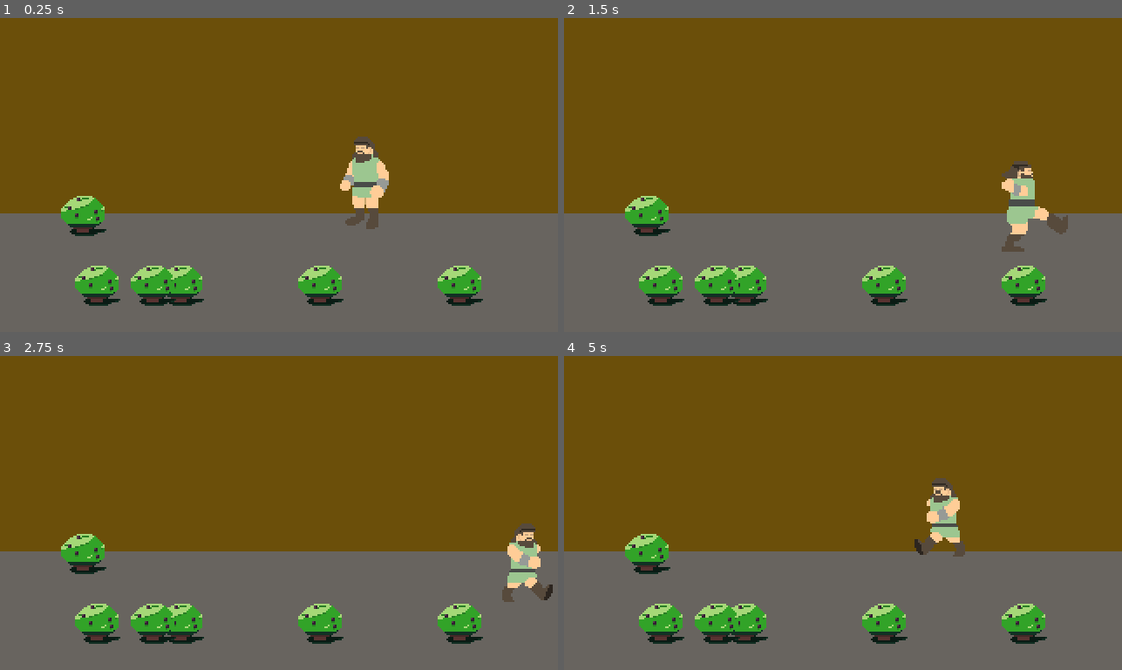
Above: before the commit, frames 1-4 (two rows, left to right).
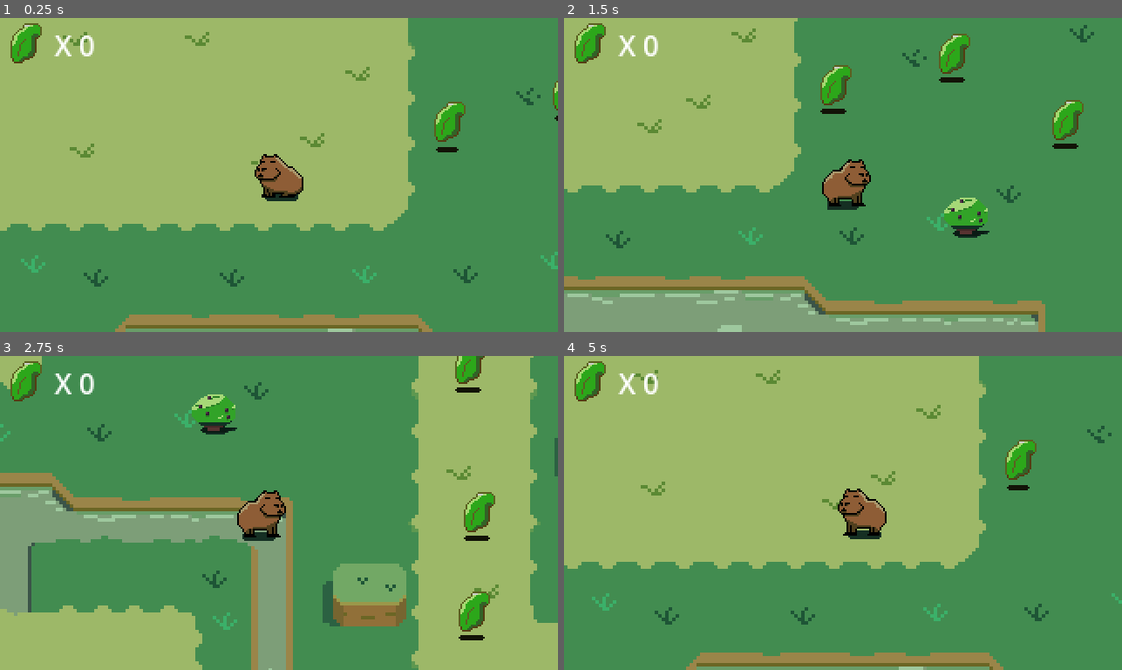
Above: after the commit, the same moments.

Repository: JesusRoberto64/Taller-de-videojuegos
Game: Godot game, scene res://Escenas/Movimiento/Simple/main.tscn
The game is run twice, just before and just after one commit, with the same random seed, the same clock (stepped at 60 frames per second) and the same inputs. Before the commit the project starts from res://Escenas/Peleas/arena.tscn.
Inputs:
- Up to frame 1 (0.25 s): no input
- Up to frame 2 (1.5 s): hold Right (Derecha) 0.53-1.28 s; tap Z (punch) at 0.6, 1.35 s; hold Down (Abajo) from 1.28 s (still down)
- Up to frame 3 (2.75 s): release Down (Abajo) at 2.03 s; hold Right (Derecha) from 2.03 s (still down); tap Z (punch) at 2.1 s
- Up to frame 4 (5 s): release Right (Derecha) at 2.78 s; hold Up (Arriba) 2.78-3.53 s; tap Z (punch) at 2.85, 3.6, 4.35 s; hold Left (Izquierda) from 3.53 s (still down)

The runs differ from the first frame. In frame 1, 100% of the frame differs, in the area x 0-100%, y 0-100%; in frame 2, 100%; in frame 3, 99%; in frame 4, 100%.

Commit message:
capibara come hojas basico

Diff:
--- a/Escenas/Basico/player.tscn
+++ b/Escenas/Basico/player.tscn
@@ -98,5 +98,4 @@
 [node name="Camera2D" type="Camera2D" parent="."]
 position = Vector2(0, -1)
 process_callback = 0
-position_smoothing_enabled = true
 position_smoothing_speed = 2.0
--- /dev/null
+++ b/Escenas/Movimiento/Simple/hoja.gd
@@ -0,0 +1,7 @@
+extends Area2D
+
+@onready var col_shape = $CollisionShape2D
+
+func taked() -> void:
+	hide()
+	col_shape.call_deferred('set_disabled', true)
--- /dev/null
+++ b/Escenas/Movimiento/Simple/hoja.tscn
@@ -0,0 +1,41 @@
+[gd_scene load_steps=7 format=3 uid="uid://dbep4jhqn1efh"]
+
+[ext_resource type="Texture2D" uid="uid://b4pfnbrc5vr8c" path="res://Recursos/hoja.png" id="1_5illb"]
+[ext_resource type="Script" uid="uid://bx3gsy6f5j0dr" path="res://Escenas/Movimiento/Simple/hoja.gd" id="1_e6jq0"]
+
+[sub_resource type="AtlasTexture" id="AtlasTexture_e6jq0"]
+atlas = ExtResource("1_5illb")
+region = Rect2(0, 0, 32, 32)
+
+[sub_resource type="AtlasTexture" id="AtlasTexture_yg5qe"]
+atlas = ExtResource("1_5illb")
+region = Rect2(32, 0, 32, 32)
+
+[sub_resource type="SpriteFrames" id="SpriteFrames_tdk0b"]
+animations = [{
+"frames": [{
+"duration": 1.0,
+"texture": SubResource("AtlasTexture_e6jq0")
+}, {
+"duration": 1.0,
+"texture": SubResource("AtlasTexture_yg5qe")
+}],
+"loop": true,
+"name": &"default",
+"speed": 2.0
+}]
+
+[sub_resource type="RectangleShape2D" id="RectangleShape2D_pphjk"]
+size = Vector2(14, 20)
+
+[node name="hoja" type="Area2D"]
+script = ExtResource("1_e6jq0")
+
+[node name="AnimatedSprite2D" type="AnimatedSprite2D" parent="."]
+sprite_frames = SubResource("SpriteFrames_tdk0b")
+autoplay = "default"
+frame_progress = 0.316944
+
+[node name="CollisionShape2D" type="CollisionShape2D" parent="."]
+position = Vector2(-1, -2)
+shape = SubResource("RectangleShape2D_pphjk")
--- a/Escenas/Movimiento/Simple/main.tscn
+++ b/Escenas/Movimiento/Simple/main.tscn
@@ -1,99 +1,13 @@
-[gd_scene load_steps=29 format=4 uid="uid://dtki6ywokbp6j"]
+[gd_scene load_steps=17 format=4 uid="uid://dtki6ywokbp6j"]
 
-[ext_resource type="Texture2D" uid="uid://b2f6knsflsabs" path="res://Recursos/capibara Idle.png" id="1_b3bwd"]
-[ext_resource type="Texture2D" uid="uid://di6q1gtsyuwye" path="res://Recursos/capibara.png" id="1_ft35e"]
-[ext_resource type="Script" uid="uid://bv6eqf7v2q87y" path="res://Escenas/Movimiento/Simple/player_characterbody.gd" id="1_jcit5"]
-[ext_resource type="Texture2D" uid="uid://xum2uxnhgtse" path="res://Recursos/shadow.png" id="4_frres"]
+[ext_resource type="Script" uid="uid://bxkc7q037mak0" path="res://Escenas/Movimiento/Simple/overlord.gd" id="1_bfygd"]
+[ext_resource type="PackedScene" uid="uid://bbhfmhp6wwp0g" path="res://Escenas/Movimiento/Simple/player.tscn" id="4_jcit5"]
 [ext_resource type="Texture2D" uid="uid://6sppvdg6lg0e" path="res://Recursos/fondo_02.png" id="5_7reau"]
 [ext_resource type="Texture2D" uid="uid://ca3w7sc8qkqe1" path="res://Recursos/tiles_00.png" id="6_7reau"]
-[ext_resource type="Script" uid="uid://o6ikiuiej25c" path="res://Escenas/Movimiento/Simple/camera_offset.gd" id="6_f1j50"]
 [ext_resource type="Texture2D" uid="uid://bmqya8hv8wcg2" path="res://Recursos/tiles_shadow_00.png" id="7_jcit5"]
 [ext_resource type="PackedScene" uid="uid://penn6c6lob82" path="res://Escenas/Basico/arbusto.tscn" id="8_5wqdi"]
-
-[sub_resource type="AtlasTexture" id="AtlasTexture_frres"]
-atlas = ExtResource("1_b3bwd")
-region = Rect2(32, 0, 32, 32)
-
-[sub_resource type="AtlasTexture" id="AtlasTexture_7reau"]
-atlas = ExtResource("1_b3bwd")
-region = Rect2(0, 32, 32, 32)
-
-[sub_resource type="AtlasTexture" id="AtlasTexture_bfygd"]
-atlas = ExtResource("1_b3bwd")
-region = Rect2(32, 32, 32, 32)
-
-[sub_resource type="AtlasTexture" id="AtlasTexture_d3k73"]
-atlas = ExtResource("1_b3bwd")
-region = Rect2(0, 64, 32, 32)
-
-[sub_resource type="AtlasTexture" id="AtlasTexture_e1set"]
-atlas = ExtResource("1_b3bwd")
-region = Rect2(32, 64, 32, 32)
-
-[sub_resource type="AtlasTexture" id="AtlasTexture_jcit5"]
-atlas = ExtResource("1_ft35e")
-region = Rect2(0, 0, 32, 32)
-
-[sub_resource type="AtlasTexture" id="AtlasTexture_5wqdi"]
-atlas = ExtResource("1_ft35e")
-region = Rect2(32, 0, 32, 32)
-
-[sub_resource type="AtlasTexture" id="AtlasTexture_f1j50"]
-atlas = ExtResource("1_ft35e")
-region = Rect2(0, 32, 32, 32)
-
-[sub_resource type="AtlasTexture" id="AtlasTexture_mbytq"]
-atlas = ExtResource("1_ft35e")
-region = Rect2(32, 32, 32, 32)
-
-[sub_resource type="SpriteFrames" id="SpriteFrames_ft35e"]
-animations = [{
-"frames": [{
-"duration": 1.0,
-"texture": SubResource("AtlasTexture_frres")
-}, {
-"duration": 1.0,
-"texture": SubResource("AtlasTexture_frres")
-}, {
-"duration": 1.0,
-"texture": SubResource("AtlasTexture_7reau")
-}, {
-"duration": 1.0,
-"texture": SubResource("AtlasTexture_bfygd")
-}, {
-"duration": 1.0,
-"texture": SubResource("AtlasTexture_d3k73")
-}, {
-"duration": 1.0,
-"texture": SubResource("AtlasTexture_e1set")
-}, {
-"duration": 1.0,
-"texture": SubResource("AtlasTexture_frres")
-}],
-"loop": true,
-"name": &"idle",
-"speed": 2.0
-}, {
-"frames": [{
-"duration": 1.0,
-"texture": SubResource("AtlasTexture_jcit5")
-}, {
-"duration": 1.0,
-"texture": SubResource("AtlasTexture_5wqdi")
-}, {
-"duration": 1.0,
-"texture": SubResource("AtlasTexture_f1j50")
-}, {
-"duration": 1.0,
-"texture": SubResource("AtlasTexture_mbytq")
-}],
-"loop": true,
-"name": &"walk",
-"speed": 5.0
-}]
-
-[sub_resource type="RectangleShape2D" id="RectangleShape2D_5wqdi"]
-size = Vector2(28, 25)
+[ext_resource type="Texture2D" uid="uid://b4pfnbrc5vr8c" path="res://Recursos/hoja.png" id="8_f1j50"]
+[ext_resource type="PackedScene" uid="uid://dbep4jhqn1efh" path="res://Escenas/Movimiento/Simple/hoja.tscn" id="10_mbytq"]
 
 [sub_resource type="TileSetAtlasSource" id="TileSetAtlasSource_jcit5"]
 texture = ExtResource("6_7reau")
@@ -150,6 +64,7 @@
 sources/5 = SubResource("TileSetAtlasSource_bfygd")
 
 [node name="main" type="Node2D"]
+script = ExtResource("1_bfygd")
 
 [node name="ParallaxBackground" type="ParallaxBackground" parent="."]
 
@@ -162,57 +77,58 @@
 centered = false
 metadata/_edit_lock_ = true
 
-[node name="Y-sort" type="Node2D" parent="."]
+[node name="Hojas" type="Node2D" parent="."]
+
+[node name="hoja" parent="Hojas" instance=ExtResource("10_mbytq")]
+position = Vector2(98, -28)
+
+[node name="hoja2" parent="Hojas" instance=ExtResource("10_mbytq")]
+position = Vector2(166, -46)
+
+[node name="hoja3" parent="Hojas" instance=ExtResource("10_mbytq")]
+position = Vector2(231, -8)
+
+[node name="hoja4" parent="Hojas" instance=ExtResource("10_mbytq")]
+position = Vector2(320, 19)
+
+[node name="hoja5" parent="Hojas" instance=ExtResource("10_mbytq")]
+position = Vector2(325, 104)
+
+[node name="hoja6" parent="Hojas" instance=ExtResource("10_mbytq")]
+position = Vector2(322, 161)
+
+[node name="Ysort" type="Node2D" parent="."]
 y_sort_enabled = true
 
-[node name="Player" type="CharacterBody2D" parent="Y-sort"]
-script = ExtResource("1_jcit5")
-speed = 138.17
+[node name="Player" parent="Ysort" instance=ExtResource("4_jcit5")]
 
-[node name="player" type="AnimatedSprite2D" parent="Y-sort/Player"]
-y_sort_enabled = true
-sprite_frames = SubResource("SpriteFrames_ft35e")
-animation = &"idle"
-autoplay = "idle"
-frame_progress = 0.447003
-flip_h = true
-
-[node name="Shadow" type="Sprite2D" parent="Y-sort/Player/player"]
-z_index = -1
-position = Vector2(5, 1)
-scale = Vector2(0.84375, 1)
-texture = ExtResource("4_frres")
-offset = Vector2(-4, 0)
-
-[node name="Camera2D" type="Camera2D" parent="Y-sort/Player"]
-process_callback = 0
-position_smoothing_enabled = true
-position_smoothing_speed = 3.5
-drag_horizontal_enabled = true
-drag_vertical_enabled = true
-drag_left_margin = 0.3
-drag_top_margin = 0.3
-drag_right_margin = 0.3
-drag_bottom_margin = 0.3
-editor_draw_drag_margin = true
-script = ExtResource("6_f1j50")
-
-[node name="CollisionShape2D" type="CollisionShape2D" parent="Y-sort/Player"]
-position = Vector2(0, 0.5)
-shape = SubResource("RectangleShape2D_5wqdi")
-
-[node name="Platforms" type="TileMapLayer" parent="Y-sort"]
+[node name="Platforms" type="TileMapLayer" parent="Ysort"]
 y_sort_enabled = true
 scale = Vector2(2, 2)
 tile_map_data = PackedByteArray("AAAFAAMAAwAAAAAAAAACAAcAAwAAAAAAAAAGAAUAAwAAAAAAAAAFAAgAAwAAAAAAAAAGAAoABAABAAAAAAADAAMABAABAAAAAAADAAsABAABAAAAAAAKAAcABQABAAAAAAAFAAEABQABAAAAAAABAAkABQABAAAAAAA=")
 tile_set = SubResource("TileSet_5wqdi")
 
-[node name="shadows" type="TileMapLayer" parent="Y-sort"]
+[node name="shadows" type="TileMapLayer" parent="Ysort"]
 z_index = -1
 y_sort_enabled = true
 scale = Vector2(2, 2)
 tile_map_data = PackedByteArray("AAAFAAMAAwAAAAAAAAACAAcAAwAAAAAAAAAGAAUAAwAAAAAAAAAFAAgAAwAAAAAAAAAGAAoABAABAAAAAAADAAMABAABAAAAAAADAAsABAABAAAAAAAKAAcABQABAAAAAAAFAAEABQABAAAAAAABAAkABQABAAAAAAA=")
 tile_set = SubResource("TileSet_d3k73")
 
-[node name="Arbusto" parent="Y-sort" instance=ExtResource("8_5wqdi")]
+[node name="Arbusto" parent="Ysort" instance=ExtResource("8_5wqdi")]
 position = Vector2(173, 45)
+
+[node name="CanvasLayer" type="CanvasLayer" parent="."]
+
+[node name="Sprite2D" type="Sprite2D" parent="CanvasLayer"]
+position = Vector2(15, 15)
+texture = ExtResource("8_f1j50")
+region_enabled = true
+region_rect = Rect2(3.00027, 0, 25.4458, 27.3616)
+
+[node name="Hojas_lab" type="Label" parent="CanvasLayer"]
+offset_left = 27.0
+offset_top = 4.0
+offset_right = 67.0
+offset_bottom = 27.0
+text = " X 0"
--- /dev/null
+++ b/Escenas/Movimiento/Simple/overlord.gd
@@ -0,0 +1,16 @@
+extends Node2D
+
+var hojas : int = 0
+@onready var hojas_lab = $CanvasLayer/Hojas_lab
+
+# Conexiones
+@onready var Player : CharacterBody2D = $Ysort/Player
+
+func _ready() -> void:
+	#HUB
+	Player.area.area_entered.connect(get_hoja)
+
+func get_hoja(body: Node2D) -> void:
+	body.taked()
+	hojas += 1
+	hojas_lab.text = "X " + str(hojas)
--- /dev/null
+++ b/Escenas/Movimiento/Simple/player.tscn
@@ -0,0 +1,135 @@
+[gd_scene load_steps=17 format=3 uid="uid://bbhfmhp6wwp0g"]
+
+[ext_resource type="Script" uid="uid://bv6eqf7v2q87y" path="res://Escenas/Movimiento/Simple/player_characterbody.gd" id="1_fpqeu"]
+[ext_resource type="Texture2D" uid="uid://b2f6knsflsabs" path="res://Recursos/capibara Idle.png" id="2_50wne"]
+[ext_resource type="Texture2D" uid="uid://di6q1gtsyuwye" path="res://Recursos/capibara.png" id="3_fob05"]
+[ext_resource type="Texture2D" uid="uid://xum2uxnhgtse" path="res://Recursos/shadow.png" id="4_0s806"]
+[ext_resource type="Script" uid="uid://o6ikiuiej25c" path="res://Escenas/Movimiento/Simple/camera_offset.gd" id="5_2k7hm"]
+
+[sub_resource type="AtlasTexture" id="AtlasTexture_frres"]
+atlas = ExtResource("2_50wne")
+region = Rect2(32, 0, 32, 32)
+
+[sub_resource type="AtlasTexture" id="AtlasTexture_7reau"]
+atlas = ExtResource("2_50wne")
+region = Rect2(0, 32, 32, 32)
+
+[sub_resource type="AtlasTexture" id="AtlasTexture_bfygd"]
+atlas = ExtResource("2_50wne")
+region = Rect2(32, 32, 32, 32)
+
+[sub_resource type="AtlasTexture" id="AtlasTexture_d3k73"]
+atlas = ExtResource("2_50wne")
+region = Rect2(0, 64, 32, 32)
+
+[sub_resource type="AtlasTexture" id="AtlasTexture_e1set"]
+atlas = ExtResource("2_50wne")
+region = Rect2(32, 64, 32, 32)
+
+[sub_resource type="AtlasTexture" id="AtlasTexture_jcit5"]
+atlas = ExtResource("3_fob05")
+region = Rect2(0, 0, 32, 32)
+
+[sub_resource type="AtlasTexture" id="AtlasTexture_5wqdi"]
+atlas = ExtResource("3_fob05")
+region = Rect2(32, 0, 32, 32)
+
+[sub_resource type="AtlasTexture" id="AtlasTexture_f1j50"]
+atlas = ExtResource("3_fob05")
+region = Rect2(0, 32, 32, 32)
+
+[sub_resource type="AtlasTexture" id="AtlasTexture_mbytq"]
+atlas = ExtResource("3_fob05")
+region = Rect2(32, 32, 32, 32)
+
+[sub_resource type="SpriteFrames" id="SpriteFrames_ft35e"]
+animations = [{
+"frames": [{
+"duration": 1.0,
+"texture": SubResource("AtlasTexture_frres")
+}, {
+"duration": 1.0,
+"texture": SubResource("AtlasTexture_frres")
+}, {
+"duration": 1.0,
+"texture": SubResource("AtlasTexture_7reau")
+}, {
+"duration": 1.0,
+"texture": SubResource("AtlasTexture_bfygd")
+}, {
+"duration": 1.0,
+"texture": SubResource("AtlasTexture_d3k73")
+}, {
+"duration": 1.0,
+"texture": SubResource("AtlasTexture_e1set")
+}, {
+"duration": 1.0,
+"texture": SubResource("AtlasTexture_frres")
+}],
+"loop": true,
+"name": &"idle",
+"speed": 2.0
+}, {
+"frames": [{
+"duration": 1.0,
+"texture": SubResource("AtlasTexture_jcit5")
+}, {
+"duration": 1.0,
+"texture": SubResource("AtlasTexture_5wqdi")
+}, {
+"duration": 1.0,
+"texture": SubResource("AtlasTexture_f1j50")
+}, {
+"duration": 1.0,
+"texture": SubResource("AtlasTexture_mbytq")
+}],
+"loop": true,
+"name": &"walk",
+"speed": 5.0
+}]
+
+[sub_resource type="RectangleShape2D" id="RectangleShape2D_5wqdi"]
+size = Vector2(28, 25)
+
+[node name="Player" type="CharacterBody2D"]
+script = ExtResource("1_fpqeu")
+speed = 138.17
+
+[node name="player" type="AnimatedSprite2D" parent="."]
+y_sort_enabled = true
+sprite_frames = SubResource("SpriteFrames_ft35e")
+animation = &"idle"
+autoplay = "idle"
+frame_progress = 0.447003
+flip_h = true
+
+[node name="Shadow" type="Sprite2D" parent="player"]
+z_index = -1
+position = Vector2(5, 1)
+scale = Vector2(0.84375, 1)
+texture = ExtResource("4_0s806")
+offset = Vector2(-4, 0)
+
+[node name="Camera2D" type="Camera2D" parent="."]
+process_callback = 0
+position_smoothing_enabled = true
+position_smoothing_speed = 3.5
+drag_horizontal_enabled = true
+drag_vertical_enabled = true
+drag_left_margin = 0.3
+drag_top_margin = 0.3
+drag_right_margin = 0.3
+drag_bottom_margin = 0.3
+editor_draw_drag_margin = true
+script = ExtResource("5_2k7hm")
+
+[node name="CollisionShape2D" type="CollisionShape2D" parent="."]
+position = Vector2(0, 0.5)
+shape = SubResource("RectangleShape2D_5wqdi")
+
+[node name="Area2D" type="Area2D" parent="."]
+
+[node name="CollisionShape2D" type="CollisionShape2D" parent="Area2D"]
+position = Vector2(0, 0.5)
+shape = SubResource("RectangleShape2D_5wqdi")
+debug_color = Color(0.666495, 0.455439, 0.621881, 0.42)
--- a/Escenas/Movimiento/Simple/player_characterbody.gd
+++ b/Escenas/Movimiento/Simple/player_characterbody.gd
@@ -4,6 +4,7 @@
 @onready var sprite_anim = $player
 @onready var shadow = $player/Shadow
 @onready var cam = $Camera2D
+@onready var area = $Area2D
 
 func _physics_process(_delta: float) -> void:
 	var mov = Vector2.ZERO
--- a/project.godot
+++ b/project.godot
@@ -11,7 +11,7 @@
 [application]
 
 config/name="Taller de Videojuegos"
-run/main_scene="uid://buup3r6cv0guy"
+run/main_scene="uid://dtki6ywokbp6j"
 config/features=PackedStringArray("4.4", "GL Compatibility")
 run/delta_smoothing=false
 config/icon="res://icon.svg"
Not shown, added: Escenas/Movimiento/Simple/hoja.gd.uid
Not shown, added: Escenas/Movimiento/Simple/overlord.gd.uid
Binary file added: Recursos/hoja.png
Not shown, added: Recursos/hoja.png.import
